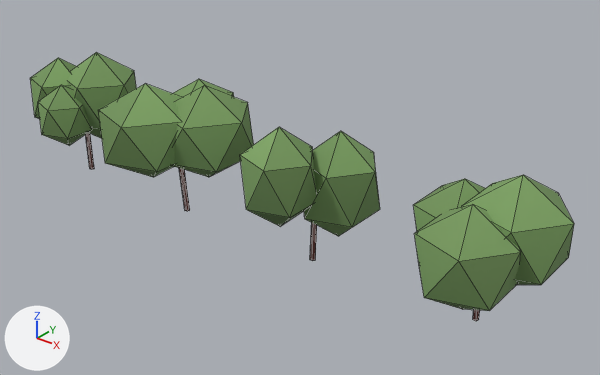
One commit to the glTF model assets/hellrider/environment/trees.glb: the scene before it, then after it.
Before and after are seen from a 50 mm camera at (18.1, -19.5, 14.6) aimed at (1.7, 0.9, 2.0). Lighting does not change. The marker at lower left points along +X, +Y and +Z. The older version comes first. Mesh edges are drawn as thin lines. Vertices at exactly the same position are counted once.

The first picture shows 'tree_0', 'tree_1', 'tree_2', 'tree_3'.
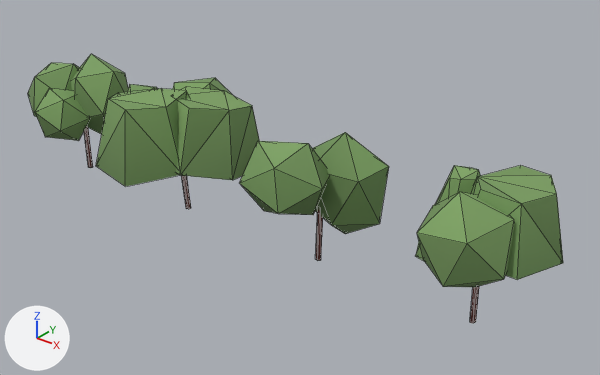
Patch to the scene script:
```diff
--- a/assets/hellrider/environment/trees.glb.py
+++ b/assets/hellrider/environment/trees.glb.py
@@ me_cylinder @@
-me_cylinder.from_pydata(...)  # 46 vertices, 76 faces; spans x -2.14..2.14, y -2.03..2.03, z 0.0..5.05
+me_cylinder.from_pydata(...)  # 46 vertices, 76 faces; spans x -2.23..2.23, y -2.07..2.07, z 0.0..4.77
+# me_cylinder part 1: the loose piece of 12 vertices spanning x -0.7..1.36, y -2.03..-0.07, z 1.47..4.05 is multiplied about its middle by the matrix ((-0.04, -0.239, -0.97), (0.03, 0.97, -0.241), (0.999, -0.038, -0.031)), then moved by (-0.16, 0.06, 0.0)
+# me_cylinder part 2: the loose piece of 12 vertices spanning x -2.14..0.39, y -1.4..1.01, z 1.55..4.72 is multiplied about its middle by the matrix ((-0.692, 0.719, -0.068), (-0.267, -0.167, 0.949), (0.671, 0.675, 0.308)), then moved by (-0.16, 0.06, 0.0)
+# me_cylinder part 3: 12 of 46 vertices moved; they spanned x -0.9..2.14, y -0.87..2.03, z 1.24..5.05 and now span x -1.3..2.23, y -0.79..2.07, z 1.52..4.77; mean shift (-0.16, 0.06, 0.0); largest move (2.14, 0.58, 4.0) -> (-1.3, 1.93, 3.14)
+# other edits to the shape of me_cylinder do not show in these pictures
 me_cylinder.materials.append(mat_surface)
@@ me_cylinder_001 @@
-me_cylinder_001.from_pydata(...)  # 58 vertices, 96 faces; spans x -2.93..2.93, y -3.01..3.01, z 0.0..5.32
+me_cylinder_001.from_pydata(...)  # 58 vertices, 96 faces; spans x -2.95..2.95, y -3.29..3.29, z 0.0..4.9
+# me_cylinder_001 part 4: the loose piece of 10 vertices spanning x -0.17..0.15, y -0.29..-0.03, z 0.0..2.21 is moved by (-0.1, 0.16, 0.0)
+# me_cylinder_001 part 5: the loose piece of 12 vertices spanning x -2.18..0.73, y 0.24..3.01, z 1.64..4.63 is multiplied about its middle by the matrix ((-0.036, -0.36, -0.932), (-0.04, -0.932, 0.361), (-0.999, 0.05, 0.019)), then moved by (-0.1, 0.16, 0.0)
+# me_cylinder_001 part 6: the loose piece of 12 vertices spanning x -2.93..-0.79, y -1.15..0.88, z 2.35..4.55 is rebuilt with 12 vertices and now spans x -2.95..-0.96, y -1.07..1.11, z 2.2..4.69
+# me_cylinder_001 part 7: the loose piece of 12 vertices spanning x -0.51..2.93, y -1.65..1.61, z 1.7..5.23 is rebuilt with 12 vertices and now spans x -0.81..2.95, y -1.79..2.02, z 2.0..4.82
+# me_cylinder_001 part 8: the loose piece of 12 vertices spanning x -2.06..1.43, y -3.01..0.31, z 1.73..5.32 is rebuilt with 12 vertices and now spans x -2.59..1.46, y -3.29..0.54, z 2.22..4.9
 me_cylinder_001.materials.append(mat_surface)
@@ me_cylinder_002 @@
-me_cylinder_002.from_pydata(...)  # 34 vertices, 56 faces; spans x -1.85..1.85, y -2.18..2.18, z 0.0..5.02
+me_cylinder_002.from_pydata(...)  # 34 vertices, 56 faces; spans x -2.17..2.17, y -2.04..2.04, z 0.0..4.62
+# me_cylinder_002 part 9: the loose piece of 10 vertices spanning x -0.12..0.15, y -0.13..0.28, z 0.0..1.93 is moved by (0.14, 0.13, 0.0)
+# me_cylinder_002 part 10: the loose piece of 12 vertices spanning x -1.85..0.67, y -2.18..0.21, z 1.48..5.02 is multiplied about its middle by the matrix ((0.188, 0.135, 0.973), (0.248, 0.952, -0.18), (-0.95, 0.275, 0.145)), then moved by (0.14, 0.13, 0.0)
+# me_cylinder_002 part 11: 12 of 34 vertices moved; they spanned x -0.93..1.85, y -0.45..2.18, z 0.66..4.57 and now span x -0.97..2.17, y -0.06..2.04, z 0.61..4.62; mean shift (0.14, 0.13, 0.0); largest move (-0.93, 0.86, 1.74) -> (0.72, 0.75, 4.62)
 me_cylinder_002.materials.append(mat_surface)
@@ me_cylinder_003 @@
-me_cylinder_003.from_pydata(...)  # 46 vertices, 76 faces; spans x -2.42..2.42, y -2.27..2.27, z 0.0..4.89
+me_cylinder_003.from_pydata(...)  # 46 vertices, 76 faces; spans x -2.32..2.32, y -2.18..2.18, z 0.0..4.76
+# me_cylinder_003 part 12: a new loose piece, an icosphere of 20 faces spanning x -1.27..1.49, y -2.18..0.39, z 1.77..4.76, in mat_surface
+# me_cylinder_003 part 13: the loose piece of 12 vertices spanning x -2.42..0.49, y -0.62..2.15, z 0.99..4.25 is rebuilt with 12 vertices and now spans x -2.32..0.42, y -0.77..1.97, z 1.87..4.61
+# me_cylinder_003 part 14: the loose piece of 12 vertices spanning x -0.8..2.42, y -0.8..2.27, z 1.29..4.89 is rebuilt with 12 vertices and now spans x -0.98..2.32, y -0.98..2.18, z 2.64..4.72
+# me_cylinder_003 part 15: the loose piece of 10 vertices spanning x -0.03..0.17, y 0.11..0.38, z 0.0..1.71 is rebuilt with 10 vertices and now spans x -0.04..0.17, y -0.09..0.21, z 0.0..2.4
+# me_cylinder_003 part 16: 12 vertices removed from x -1.4..1.64, y -2.27..0.63, z 0.97..4.37
 me_cylinder_003.materials.append(mat_surface)
```

Pixel boxes [x1, y1, x2, y2] of what changed, in the pictures (600 x 375 px; the box of a moved part takes in the faces that stretch with it):
'tree_3', reshaped (9% narrower, 8% taller): before [413, 175, 574, 321]; after [416, 165, 563, 323]
'tree_1', reshaped: before [99, 79, 254, 211]; after [96, 78, 260, 209]
'tree_2', reshaped (6% wider): before [240, 127, 380, 261]; after [240, 132, 389, 261]
'tree_0', reshaped: before [30, 52, 136, 169]; after [28, 54, 128, 168]
part 1 of me_cylinder, moved or reshaped: before [38, 85, 92, 145]; after [35, 88, 90, 141]
part 2 of me_cylinder, moved or reshaped: before [30, 58, 76, 119]; after [28, 63, 79, 117]
part 3 of me_cylinder, moved or reshaped: before [67, 52, 136, 139]; after [71, 54, 128, 135]
part 4 of me_cylinder_001, moved or reshaped: before [179, 168, 190, 211]; after [181, 175, 191, 209]
part 5 of me_cylinder_001, moved or reshaped: before [172, 79, 234, 97]; after [173, 78, 232, 95]
part 6 of me_cylinder_001, rebuilt (not visible before): after [127, 84, 158, 92]
part 7 of me_cylinder_001, rebuilt: before [173, 85, 254, 177]; after [176, 87, 260, 180]
part 8 of me_cylinder_001, rebuilt (12% wider): before [99, 84, 182, 177]; after [96, 88, 189, 186]
part 9 of me_cylinder_002, moved or reshaped: before [310, 223, 317, 261]; after [316, 209, 323, 261]
part 10 of me_cylinder_002, moved or reshaped: before [240, 127, 317, 226]; after [240, 141, 329, 215]
part 11 of me_cylinder_002, moved or reshaped: before [304, 131, 380, 236]; after [313, 132, 389, 234]
part 12 of me_cylinder_003, added (green): after [417, 192, 515, 287]
part 13 of me_cylinder_003, rebuilt: before [413, 179, 485, 231]; after [416, 165, 481, 261]
part 14 of me_cylinder_003, rebuilt: before [462, 175, 574, 285]; after [471, 165, 563, 280]
part 15 of me_cylinder_003, rebuilt: before [473, 310, 480, 321]; after [470, 286, 479, 323]
part 16 of me_cylinder_003, deleted (green): before [414, 204, 521, 311]
